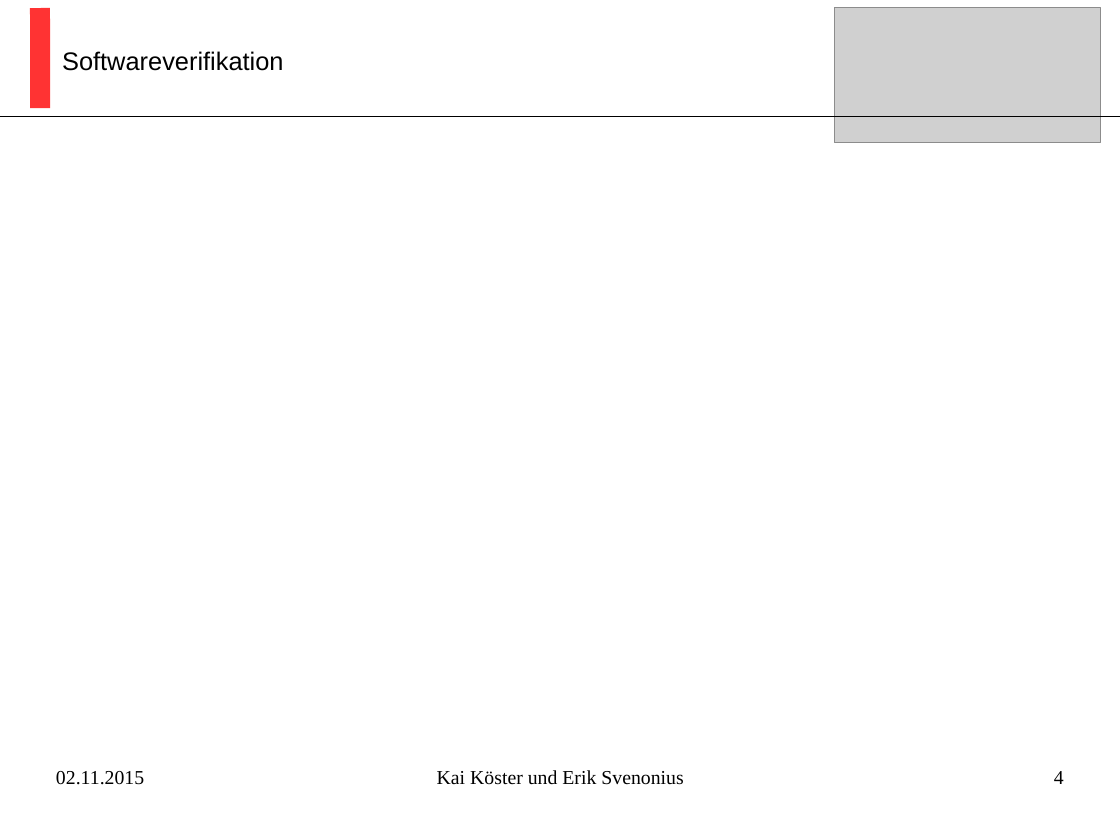
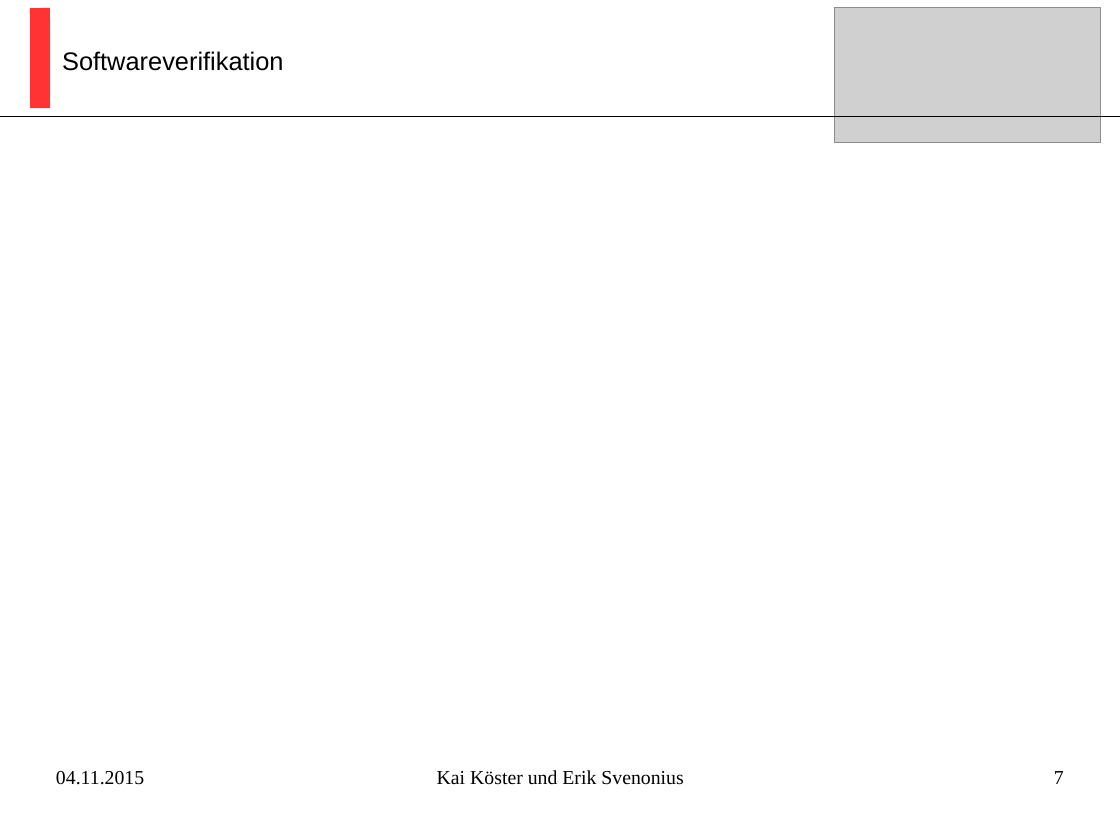
Before and after one commit to kaistefan/dafny, a slide deck: slide 7 of Ausarbeitung/Präsentation.pptx (slide 4 before the commit). Drawn at 1120x840 pixels with LibreOffice and Linux fonts; fonts in the diff are those of the drawing; grey boxes stand for pictures. Boxes give left, top, right and bottom in pixels: in the first picture for what was removed or moved away, otherwise in the second. Text is boxed around its words. In the diff, an @@ line names an element or a change of style, - is before the commit and + after.

```diff
--- a/Ausarbeitung/Präsentation.pptx
+++ b/Ausarbeitung/Präsentation.pptx
@@ text at [56,771,144,785]: text changed @@
-02.11.2015
+04.11.2015
@@ page number at [1054,771,1064,784]: text changed @@
-4
+7
```
Also in this commit, not shown: 3 other slides changed, 3 slides added, 2 other files.
